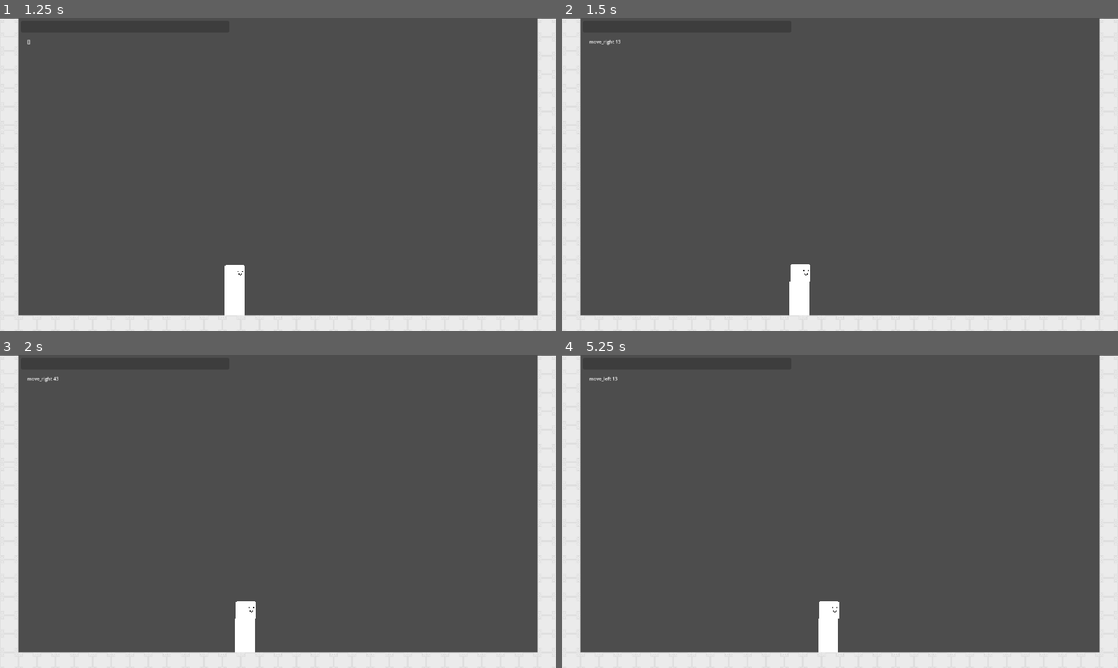
Above: before the commit, frames 1-4 (two rows, left to right).
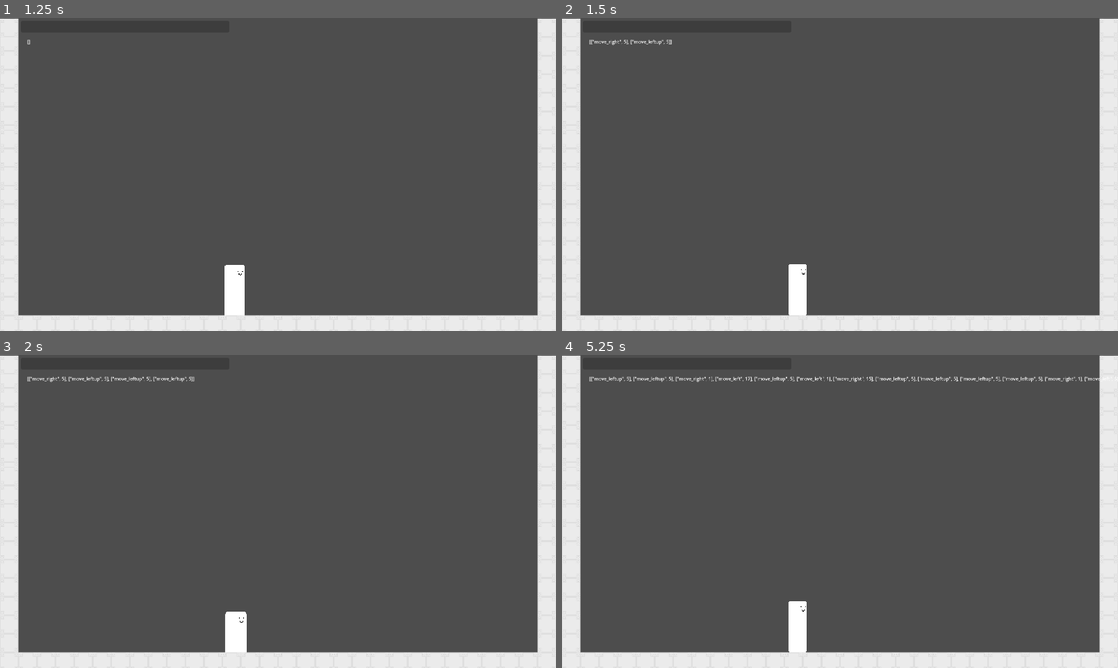
Above: after the commit, the same moments.

Repository: Mysteria0/To-Be-Name-Fighting-Game
Game: Godot game, scene res://menu.tscn
The game is run twice, just before and just after one commit, with the same random seed, the same clock (stepped at 60 frames per second) and the same inputs.
Inputs:
- Up to frame 1 (1.25 s): click "Start" at 0.5 s
- Up to frame 2 (1.5 s): tap Enter at 1.25 s; hold D (move_right) from 1.28 s (still down); tap Q (move_leftup, bound only after the commit) at 1.35 s
- Up to frame 3 (2 s): keep holding D (move_right); tap Q (move_leftup, bound only after the commit) at 1.52, 1.82 s
- Up to frame 4 (5.25 s): tap U (action_a) at 2.1 s; tap Q (move_leftup, bound only after the commit) at 2.27, 2.3, 2.57, 3.05, 3.77, 3.8, 4.07, 4.52, 4.55, 4.82, 5.1 s; release D (move_right) at 2.78 s; hold A (move_left) 2.78-3.53 s; tap I (action_b) at 2.85 s; hold D (move_right) 3.53-5.03 s; tap J (action_c) at 3.6 s; tap K (action_d) at 4.35 s; hold A (move_left) from 5.03 s (still down)

Frame 1 is identical in both runs. In frame 2, 0.2% of the frame differs, in the area x 4-45%, y 6-96%; in frame 3, 0.8%; in frame 4, 1.7%, in the area x 4-98%, y 6-96%.

Commit message:
school end commit

Diff:
--- a/Scripts/State Machine/Movement.gd
+++ b/Scripts/State Machine/Movement.gd
@@ -8,12 +8,12 @@
 @export var parent : CharacterBody2D
 
 func Move_Character(input : String, delta : float, override : int = 0) -> void:
-	if input == 'move_up':
+	if input == 'move_up' or input == 'move_leftup' or input == 'move_rightup':
 		parent.velocity.y = -PxPerSECJump * delta if override == 0 else override * delta
-	elif input == 'move_left':
+	if input == 'move_left' or input == 'move_leftup':
 		parent.velocity.x = -PxPerSECBackward * delta if override == 0 else -override * delta
-	elif input == 'move_right':
+	if input == 'move_right' or input == 'move_rightup':
 		parent.velocity.x = PxPerSECForward * delta if override == 0 else override * delta
-	else:
+	if input == 'null':
 		parent.velocity.y += PxPerSECGravity * delta if override == 0 else override * delta
 	parent.move_and_slide()
--- a/Scripts/State Machine/Tsurugi States/tsurugi_falling.gd
+++ b/Scripts/State Machine/Tsurugi States/tsurugi_falling.gd
@@ -7,7 +7,7 @@
 
 
 func process_physics(delta: float) -> State:
-	%MovementCode.Move_Character("Null",delta,0)
+	%MovementCode.Move_Character("null",delta,0)
 	if parent.is_on_floor():
 		return landing_state
 	return null
--- a/Scripts/State Machine/Tsurugi States/tsurugi_idle.gd
+++ b/Scripts/State Machine/Tsurugi States/tsurugi_idle.gd
@@ -12,8 +12,10 @@
 	parent.velocity.x = 0
 
 func process_input(_event: InputEvent) -> State:
-	if Input.is_action_just_pressed('move_up') and parent.is_on_floor():
-		return jump_state
+	if Input.is_action_just_pressed('move_up') or Input.is_action_just_pressed("move_leftup") or Input.is_action_just_pressed("move_rightup"):
+		if parent.is_on_floor():
+			StateMachine.Old_input = StateMachine.Current_Motion
+			return jump_state
 	if Input.is_action_pressed('move_down') and parent.is_on_floor():
 		return crouching_state
 	if Input.is_action_pressed('move_left') or Input.is_action_pressed('move_right') and parent.is_on_floor():
@@ -22,7 +24,7 @@
 
 
 func process_physics(delta: float) -> State:
-	%MovementCode.Move_Character("Null",delta)
+	%MovementCode.Move_Character("null",delta)
 	if !parent.is_on_floor():
 		return fall_state
 	return null
--- a/Scripts/State Machine/Tsurugi States/tsurugi_jump.gd
+++ b/Scripts/State Machine/Tsurugi States/tsurugi_jump.gd
@@ -10,10 +10,8 @@
 	parent.velocity.x = 0
 
 func process_physics(delta: float) -> State:
-	parent.move_and_slide()
 	if whydoihavetouseaboolean:
-		%MovementCode.Move_Character(StateMachine.Current_Motion,delta)
-		%MovementCode.Move_Character('move_up',delta)
+		%MovementCode.Move_Character(StateMachine.Old_input,delta)
 		return fall_state
 	return null
 
--- a/Scripts/State Machine/Tsurugi States/tsurugi_moving.gd
+++ b/Scripts/State Machine/Tsurugi States/tsurugi_moving.gd
@@ -9,8 +9,10 @@
 	super()
 
 func process_input(_event: InputEvent) -> State:
-	if Input.is_action_just_pressed('move_up') and parent.is_on_floor():
-		return jump_state
+	if Input.is_action_just_pressed('move_up') or Input.is_action_just_pressed("move_leftup") or Input.is_action_just_pressed("move_rightup"):
+		if parent.is_on_floor():
+			StateMachine.Old_input = StateMachine.Current_Motion
+			return jump_state
 	if Input.is_action_pressed('move_down') and parent.is_on_floor():
 		return crouching_state
 	if !Input.is_action_pressed('move_left') and !Input.is_action_pressed('move_right'):
--- a/Scripts/State Machine/state_machine.gd
+++ b/Scripts/State Machine/state_machine.gd
@@ -6,6 +6,7 @@
 var current_state : State
 var Current_Motion : String
 var Current_Attack : String
+var Old_input : String
 
 func init(parent: CharacterBody2D) -> void:
 	for child in get_children():
--- a/project.godot
+++ b/project.godot
@@ -81,8 +81,7 @@
 }
 move_leftup={
 "deadzone": 0.2,
-"events": [Object(InputEventKey,"resource_local_to_scene":fa …(140 unchanged characters)… d":false,"keycode":0,"physical_keycode":65,"key_label":0,"unicode":97,"location":0,"echo":false,"script":null)
-, Object(InputEventKey,"resource_local_to_scene":false,"resource_name":"","device":-1,"window_id":0,"alt_pressed":false,"shift_pressed":false,"ctrl_pressed":false,"meta_pressed":false,"pressed":false,"keycode":0,"physical_keycode":87,"key_label":0,"unicode":119,"location":0,"echo":false,"script":null)
+"events": [Object(InputEventKey,"resource_local_to_scene":fa …(140 unchanged characters)… d":false,"keycode":0,"physical_keycode":81,"key_label":0,"unicode":113,"location":0,"echo":false,"script":null)
 ]
 }
 move_rightdown={
@@ -93,8 +92,7 @@
 }
 move_rightup={
 "deadzone": 0.2,
-"events": [Object(InputEventKey,"resource_local_to_scene":fa …(141 unchanged characters)… ":false,"keycode":0,"physical_keycode":68,"key_label":0,"unicode":100,"location":0,"echo":false,"script":null)
-, Object(InputEventKey,"resource_local_to_scene":false,"resource_name":"","device":-1,"window_id":0,"alt_pressed":false,"shift_pressed":false,"ctrl_pressed":false,"meta_pressed":false,"pressed":false,"keycode":0,"physical_keycode":87,"key_label":0,"unicode":119,"location":0,"echo":false,"script":null)
+"events": [Object(InputEventKey,"resource_local_to_scene":fa …(141 unchanged characters)… ":false,"keycode":0,"physical_keycode":69,"key_label":0,"unicode":101,"location":0,"echo":false,"script":null)
 ]
 }
 Nothing={
